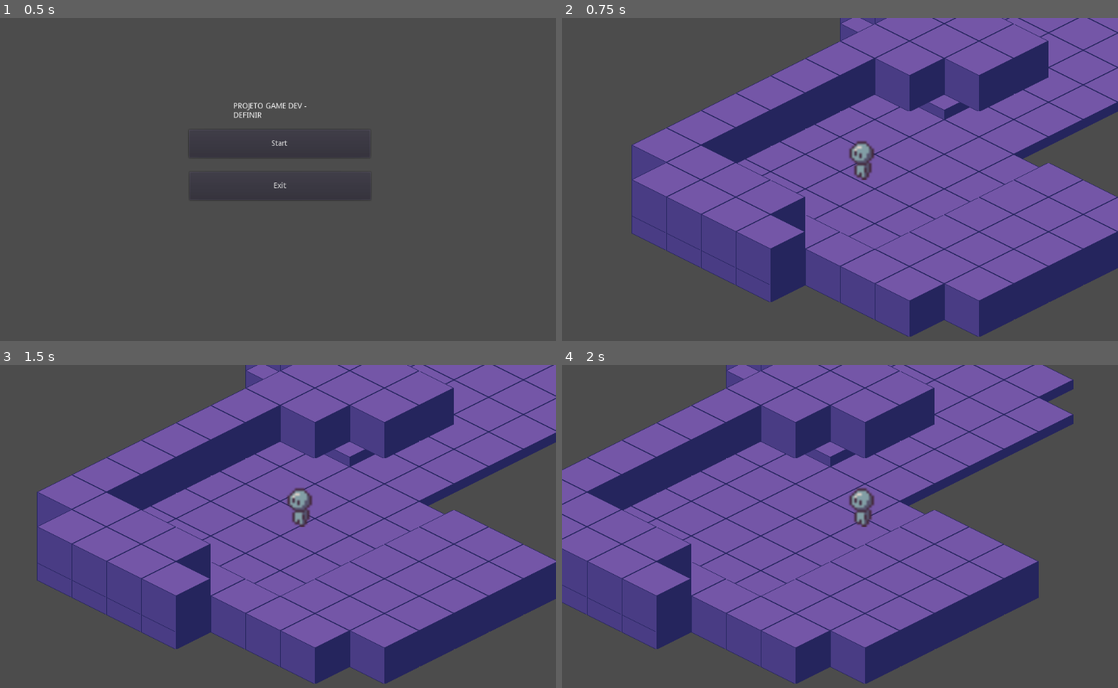
Above: before the commit, frames 1-4 (two rows, left to right).
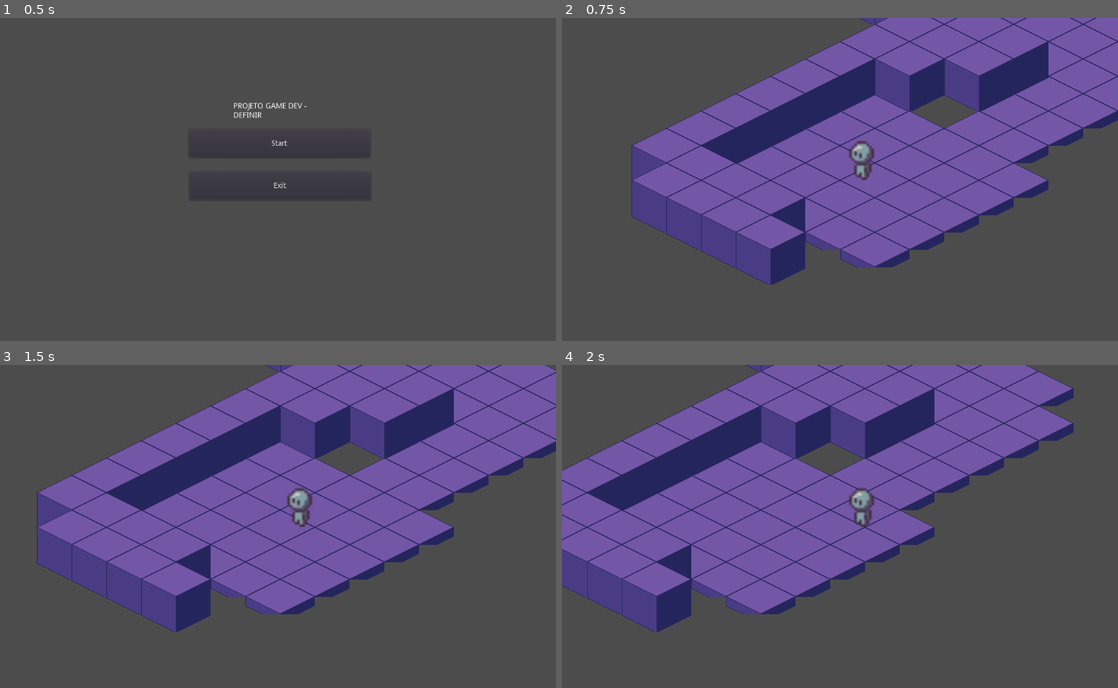
Above: after the commit, the same moments.

Repository: TechnoDark-ti/Projeto-CA-ADA-PELA-VERDADE
Game: Godot game, scene res://cenas/Menu.tscn
Same seed, same stepped clock (60 frames per second), same inputs: the game is played once before the commit and once after it.
Inputs (mouse positions are in pixels of both pictures, inside the frame that each line leads up to):
- Up to frame 1 (0.5 s): no input
- Up to frame 2 (0.75 s): click "Start" at 0.5 s
- Up to frame 3 (1.5 s): tap Enter at 1.25 s; move the mouse to (400, 510) at 1.27 s; hold Right (ui_right) from 1.28 s (still down)
- Up to frame 4 (2 s): keep holding Right (ui_right)

Frame 1 is identical in both runs. In frame 2, 24% of the frame differs, in the area x 12-100%, y 0-99%; in frame 3, 25%; in frame 4, 25%, in the area x 0-92%, y 0-99%.

Commit message:
clean repository
Removendo arquivos inúteis

Diff:
--- a/cenas/main.tscn
+++ b/cenas/main.tscn
@@ -8,7 +8,7 @@
 0/texture = ExtResource( 2 )
 0/tex_offset = Vector2( 0, 0 )
 0/modulate = Color( 1, 1, 1, 1 )
-0/region = Rect2( 32, 96, 128, 96 )
+0/region = Rect2( 32, 96, 128, 64 )
 0/tile_mode = 0
 0/occluder_offset = Vector2( 0, 0 )
 0/navigation_offset = Vector2( 0, 0 )
@@ -18,20 +18,6 @@
 0/shape_one_way_margin = 0.0
 0/shapes = [  ]
 0/z_index = 0
-1/name = "isotiles.png 1"
-1/texture = ExtResource( 2 )
-1/tex_offset = Vector2( 0, 0 )
-1/modulate = Color( 1, 1, 1, 1 )
-1/region = Rect2( 32, 224, 128, 128 )
-1/tile_mode = 0
-1/occluder_offset = Vector2( 0, 0 )
-1/navigation_offset = Vector2( 0, 0 )
-1/shape_offset = Vector2( 0, 0 )
-1/shape_transform = Transform2D( 1, 0, 0, 1, 0, 0 )
-1/shape_one_way = false
-1/shape_one_way_margin = 0.0
-1/shapes = [  ]
-1/z_index = 0
 
 [sub_resource type="TileSet" id=2]
 0/name = "isotiles.png 0"
@@ -72,7 +58,7 @@
 cell_tile_origin = 1
 centered_textures = true
 format = 1
-tile_data = PoolIntArray( -589830, 0, 0, -524295, 0, 0, -524294, 0, …(1367 unchanged characters)…
+tile_data = PoolIntArray( -1245172, 1, 0, -1245171, 1, 0, -1179636, 1, 0, -917496, 0, 0, -917495, 0, 0, -851960, 0, 0, -589830, 0, 0, -524295, 0, 0, -524294, 0, …(1367 unchanged characters)…
 
 [node name="Walls" type="TileMap" parent="Floor"]
 mode = 1
Binary file removed: assets/cenário/arvore.png
Not shown, removed: assets/cenário/arvore.png.import
Binary file removed: assets/cenário/bloco e laje.png
Not shown, removed: assets/cenário/bloco e laje.png.import
Binary file changed: assets/cenário/isotiles.png
Not shown, removed: assets/cenário/tileset isometrico 16x16.png.import
